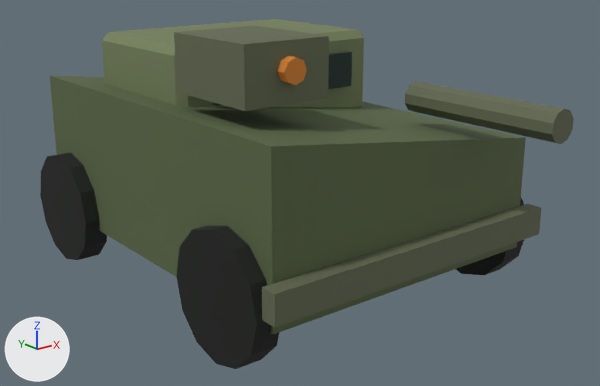
The OBJ model assets/models/enemies/raider.obj: old version first, new version second.
The view is the same before and after, from a 50 mm lens placed at (-9.64, -13.24, 6.62), pointed at (-0.03, -1.22, 1.82). Arrows for +X, +Y and +Z are at lower left; the lights stay in place. The older version comes first. Where no turn or scale is listed for an object, it has been applied to the vertices.

In view in the first picture: 'Body.004', 'Wheel_00.002', 'Wheel_01.002', 'Wheel_02.001'.
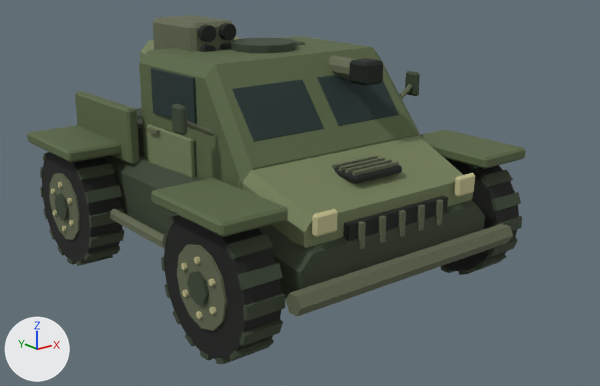
The change, as a list of edits to the scene's bpy script:
```text
Change me_body_004:
    remove me_body_004.from_pydata(...)  # 124 vertices, 92 faces; spans x -3.12..3.12, y -5.82..3.52, z 0.88..5.04
    add me_body_004.from_pydata(...)  # 900 vertices, 822 faces; spans x -3.52..3.52, y -4.37..3.59, z 0.9..4.98
    me_body_004 part 1: a new loose piece, a 6-sided cylinder along y spanning x -2.85..-2.65, y -1.5..1.28, z 1.18..1.42, in mat_militaryenemypalette (picture img_palette_png)
    me_body_004 part 2: a new loose piece, a box spanning x -2.255..-2.167, y 0.286..0.638, z 3.021..3.098, in mat_militaryenemypalette (picture img_palette_png)
    me_body_004 part 3: a new loose piece, a box spanning x -1.18..1.18, y -3.9..-3.75, z 1.72..2.16, in mat_militaryenemypalette (picture img_palette_png)
    me_body_004 part 4: a new loose piece, a box spanning x -0.968..-0.88, y -3.982..-3.894, z 1.717..2.157, in mat_militaryenemypalette (picture img_palette_png)
    me_body_004 part 5: a new loose piece, a 6-sided cylinder along x spanning x -2.53..2.53, y -4.37..-3.99, z 1.09..1.42, in mat_militaryenemypalette (picture img_palette_png)
    me_body_004 part 6: a new loose piece, a 10-sided cylinder along y spanning x -1.17..-0.86, y 0.3..0.45, z 4.26..4.59, in mat_militaryenemypalette (picture img_palette_png)
    me_body_004 part 7: a new loose piece, a 10-sided cylinder along y spanning x -1.17..-0.86, y 0.3..0.45, z 4.63..4.96, in mat_militaryenemypalette (picture img_palette_png)
    me_body_004 part 8: a new loose piece, a 10-sided cylinder along y spanning x -0.7..-0.4, y 0.3..0.45, z 4.26..4.59, in mat_militaryenemypalette (picture img_palette_png)
    me_body_004 part 9: a new loose piece, a 10-sided cylinder along y spanning x -0.7..-0.4, y 0.3..0.45, z 4.63..4.96, in mat_militaryenemypalette (picture img_palette_png)
    me_body_004 part 10: a new loose piece, a 12-sided cylinder along z spanning x -0.64..0.64, y -0.7..0.57, z 4.46..4.61, in mat_militaryenemypalette (picture img_palette_png)
    me_body_004 part 11: a new loose piece, a box spanning x -0.516..0.516, y -3.313..-3.243, z 2.713..2.79, in mat_militaryenemypalette (picture img_palette_png)
    me_body_004 part 12: a new loose piece, a box spanning x -0.516..0.516, y -3.137..-3.067, z 2.713..2.79, in mat_militaryenemypalette (picture img_palette_png)
    me_body_004 part 13: a new loose piece, a box spanning x -0.516..0.516, y -2.961..-2.891, z 2.713..2.79, in mat_militaryenemypalette (picture img_palette_png)
    me_body_004 part 14: a new loose piece, a box spanning x -0.516..0.516, y -2.785..-2.715, z 2.713..2.79, in mat_militaryenemypalette (picture img_palette_png)
    me_body_004 part 15: the loose piece of 24 vertices spanning x -2.26..2.26, y -0.64..2.49, z 3.01..4.73 is rebuilt with 16 vertices and now spans x -1.23..1.23, y -0.13..2.68, z 3.46..4.45
    me_body_004 part 16: the loose piece of 8 vertices spanning x -2.91..2.91, y -4.18..3.52, z 0.88..3.78 is rebuilt with 24 vertices and now spans x -2.55..2.55, y -3.94..3.59, z 0.9..2.47
    me_body_004 part 17: the loose piece of 20 vertices spanning x 1.31..1.86, y -5.82..-2.63, z 3.43..4.0 is deleted
    me_body_004 part 18: the loose piece of 16 vertices spanning x -1.87..-1.43, y -3.15..-1.78, z 4.36..4.8 is deleted
    me_body_004 part 19: the loose piece of 8 vertices spanning x -1.63..1.63, y -0.81..-0.68, z 3.66..4.34 is deleted
    me_body_004 part 20: 16 vertices removed from x -3.12..3.12, y -4.51..-0.92, z 1.19..5.04; 592 vertices added at x -3.52..3.52, y -3.93..3.53, z 1.78..4.98
    other edits to the shape of me_body_004 do not show in these pictures
Remove ob_wheel_00_002:
    ob_wheel_00_002 = bpy.data.objects.new('Wheel_00.002', me_wheel_00_002)
Remove ob_wheel_01_002:
    ob_wheel_01_002 = bpy.data.objects.new('Wheel_01.002', me_wheel_01_002)
Remove ob_wheel_02_001:
    ob_wheel_02_001 = bpy.data.objects.new('Wheel_02.001', me_wheel_02_001)
Add ob_wheel_1_32__1_25:
    ob_wheel_1_32__1_25 = bpy.data.objects.new('Wheel_1.32_-1.25', me_wheel_1_32__1_25)  # 384 vertices, 258 faces; spans x 2.46..3.35, y -4.01..-1.49, z 0.0..2.51; in mat_militaryenemypalette (picture img_palette_png)
    ob_wheel_1_32__1_25.location = (0.0, 0.0, 0.0)
Add ob_wheel__1_32_1_13:
    ob_wheel__1_32_1_13 = bpy.data.objects.new('Wheel_-1.32_1.13', me_wheel__1_32_1_13)  # 384 vertices, 258 faces; spans x -3.35..-2.46, y 1.23..3.74, z 0.0..2.51; in mat_militaryenemypalette (picture img_palette_png)
    ob_wheel__1_32_1_13.location = (0.0, 0.0, 0.0)
Add ob_wheel__1_32__1_25:
    ob_wheel__1_32__1_25 = bpy.data.objects.new('Wheel_-1.32_-1.25', me_wheel__1_32__1_25)  # 384 vertices, 258 faces; spans x -3.35..-2.46, y -4.01..-1.49, z 0.0..2.51; in mat_militaryenemypalette (picture img_palette_png)
    ob_wheel__1_32__1_25.location = (0.0, 0.0, 0.0)
Add ob_weaponpitch_001:
    ob_weaponpitch_001 = bpy.data.objects.new('WeaponPitch.001', me_weaponpitch_001)  # 68 vertices, 64 faces; spans x 0.43..1.11, y -2.4..0.9, z 3.9..4.51; in mat_militaryenemypalette (picture img_palette_png)
    ob_weaponpitch_001.location = (0.0, 0.0, 0.0)
```

Location of each change, (x1, y1, x2, y2) in pixels of the pictures (600 x 386 px):
'Body.004', reshaped: before (50, 19, 574, 334); after (27, 15, 525, 317)
'Wheel_-1.32_-1.25', added: after (161, 215, 285, 364)
'Wheel_00.002', deleted: before (176, 226, 279, 369)
'Wheel_-1.32_1.13', added: after (40, 152, 124, 266)
'Wheel_02.001', deleted: before (40, 153, 107, 260)
'Wheel_1.32_-1.25', added: after (441, 158, 522, 275)
'WeaponPitch.001', added: after (296, 41, 383, 86)
'Wheel_01.002', deleted: before (456, 198, 524, 275)
part 1 of me_body_004, added (green): after (110, 209, 165, 249)
part 2 of me_body_004, added: after (147, 127, 160, 135)
part 3 of me_body_004, added: after (343, 196, 448, 241)
part 4 of me_body_004, added: after (358, 221, 366, 249)
part 5 of me_body_004, added (green): after (286, 224, 513, 317)
part 6 of me_body_004, added: after (199, 44, 217, 52)
part 7 of me_body_004, added: after (198, 24, 216, 42)
part 8 of me_body_004, added: after (219, 42, 231, 50)
part 9 of me_body_004, added: after (218, 23, 236, 41)
part 10 of me_body_004, added: after (231, 38, 296, 53)
part 11 of me_body_004, added: after (352, 161, 399, 175)
part 12 of me_body_004, added: after (345, 159, 392, 173)
part 13 of me_body_004, added: after (339, 157, 385, 171)
part 14 of me_body_004, added: after (332, 155, 378, 169)
part 15 of me_body_004, rebuilt (mostly hidden afterwards): before (102, 19, 364, 107); after (140, 36, 241, 60)
part 16 of me_body_004, rebuilt: before (50, 76, 526, 334); after (105, 155, 485, 299)
part 17 of me_body_004, deleted (green): before (405, 82, 574, 144)
part 18 of me_body_004, deleted (brown): before (277, 56, 307, 85)
part 19 of me_body_004, deleted: before (212, 51, 352, 106)
part 20 of me_body_004, cut back: before (174, 26, 541, 327); after (27, 15, 525, 248)
